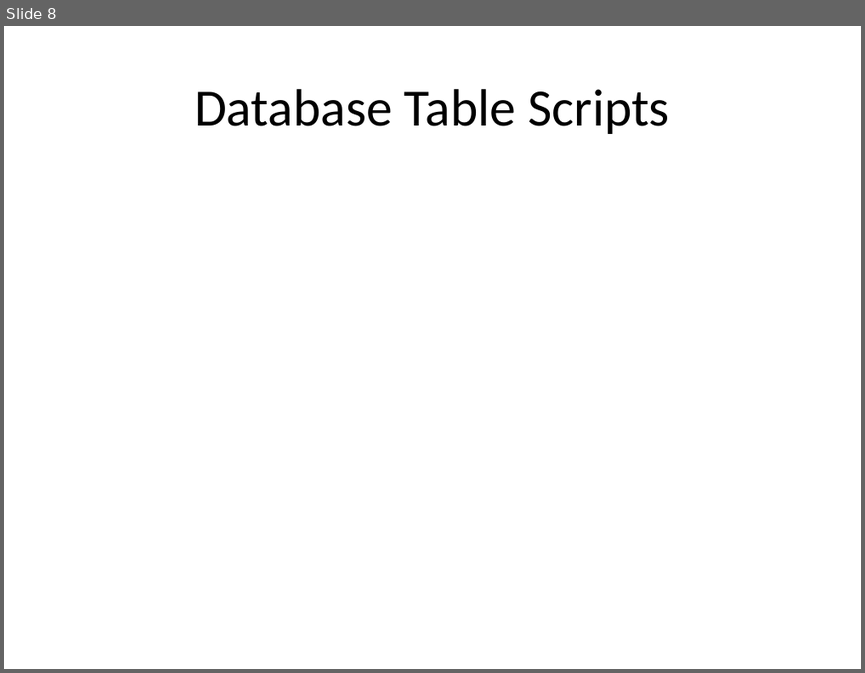
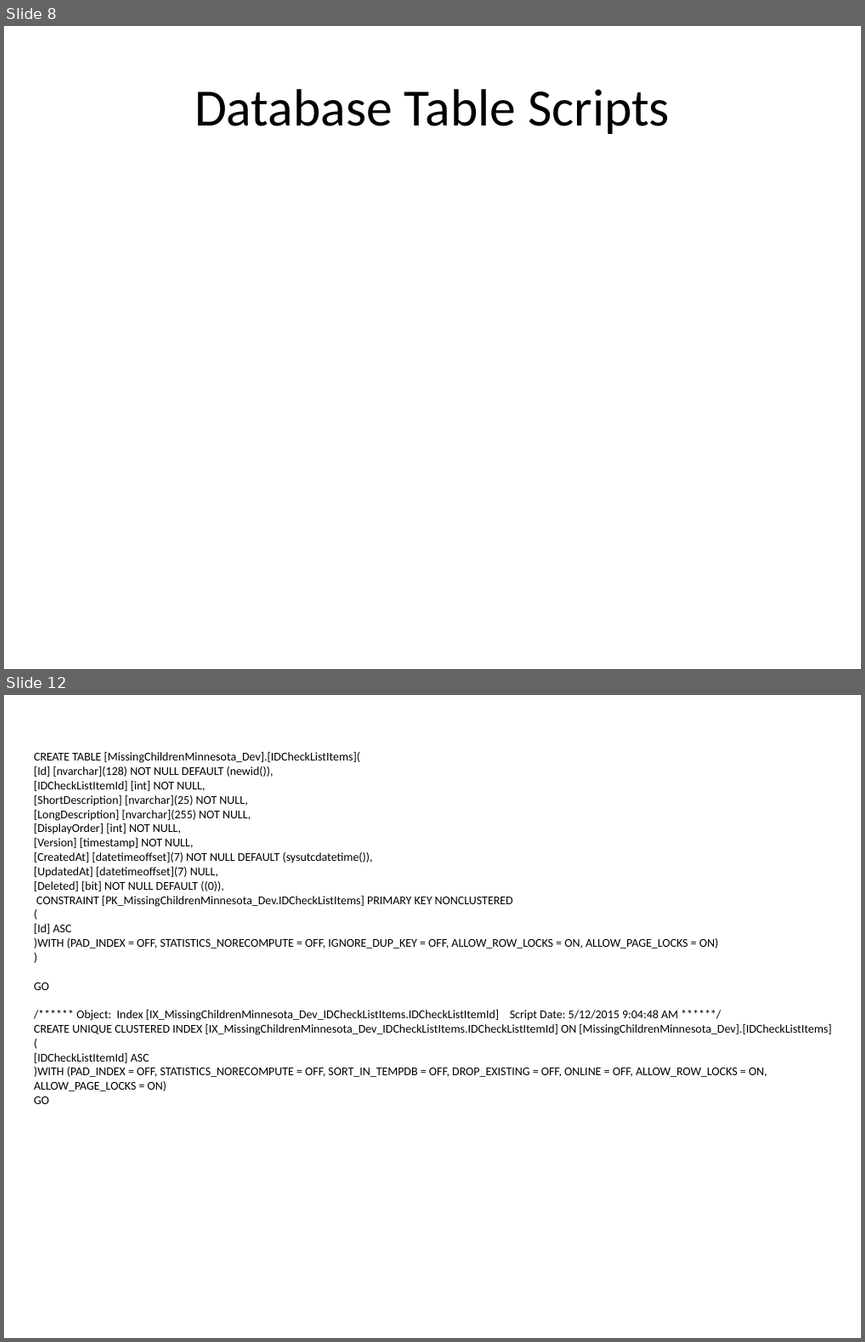
Before and after one commit to Magenic/MissingChildrenMinnesota, a slide deck: Docs/MCM Application Flow.pptx. Shown one above the other, each under a label of ours: slide 8 before the commit, slides 8 and 12 after it; the slides between them are not shown. The pictures are 865x673 and 865x1342 pixels, drawn with LibreOffice and Linux fonts; fonts in the diff are those of the drawing. Boxes give left, top, right and bottom in pixels: in the first picture for what was removed or moved away, otherwise in the second. Text is boxed around its words. In the diff, an @@ line names an element or a change of style, - is before the commit and + after.

Commit message:
changed to include the script info for IDCheckListItems, ChildCheckListItems, and StaticContents

```diff
--- a/Docs/MCM Application Flow.pptx
+++ b/Docs/MCM Application Flow.pptx
@@ slide 12 added at (4,695,861,1338), background #FFFFFF @@
@@ text added at (34,752,831,1104), 10 pt, text #000000 @@
+CREATE TABLE [MissingChildrenMinnesota_Dev].[IDCheckListItems](
+[Id] [nvarchar](128) NOT NULL DEFAULT (newid()),
+[IDCheckListItemId] [int] NOT NULL,
+[ShortDescription] [nvarchar](25) NOT NULL,
+[LongDescription] [nvarchar](255) NOT NULL,
+[DisplayOrder] [int] NOT NULL,
+[Version] [timestamp] NOT NULL,
+[CreatedAt] [datetimeoffset](7) NOT NULL DEFAULT (sysutcdatetime()),
+[UpdatedAt] [datetimeoffset](7) NULL,
+[Deleted] [bit] NOT NULL DEFAULT ((0)),
+CONSTRAINT [PK_MissingChildrenMinnesota_Dev.IDCheckListItems] PRIMARY KEY NONCLUSTERED
+(
+[Id] ASC
+)WITH (PAD_INDEX = OFF, STATISTICS_NORECOMPUTE = OFF, IGNORE_DUP_KEY = OFF, ALLOW_ROW_LOCKS = ON, ALLOW_PAGE_LOCKS = ON)
+)
+GO
+/****** Object: Index [IX_MissingChildrenMinnesota_Dev_IDCheckListItems.IDCheckListItemId] Script Date: 5/12/2015 9:04:48 AM ******/
+CREATE UNIQUE CLUSTERED INDEX [IX_MissingChildrenMinnesota_Dev_IDCheckListItems.IDCheckListItemId] ON [MissingChildrenMinnesota_Dev].[IDCheckListItems]
+(
+[IDCheckListItemId] ASC
+)WITH (PAD_INDEX = OFF, STATISTICS_NORECOMPUTE = OFF, SORT_IN_TEMPDB = OFF, DROP_EXISTING = OFF, ONLINE = OFF, ALLOW_ROW_LOCKS = ON, ALLOW_PAGE_LOCKS = ON)
+GO
```
Also in this commit, not shown: 4 slides changed, 3 other slides added.
